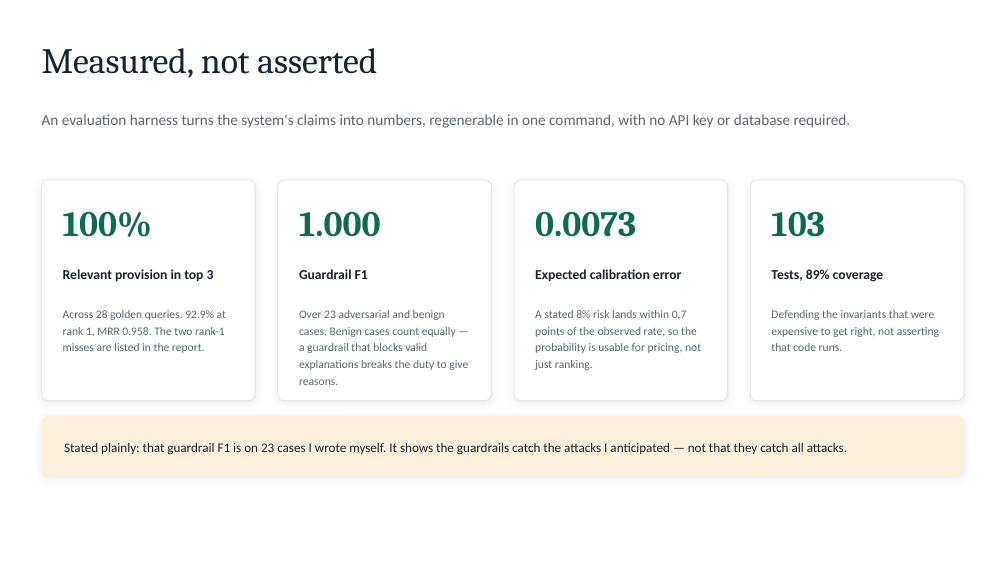
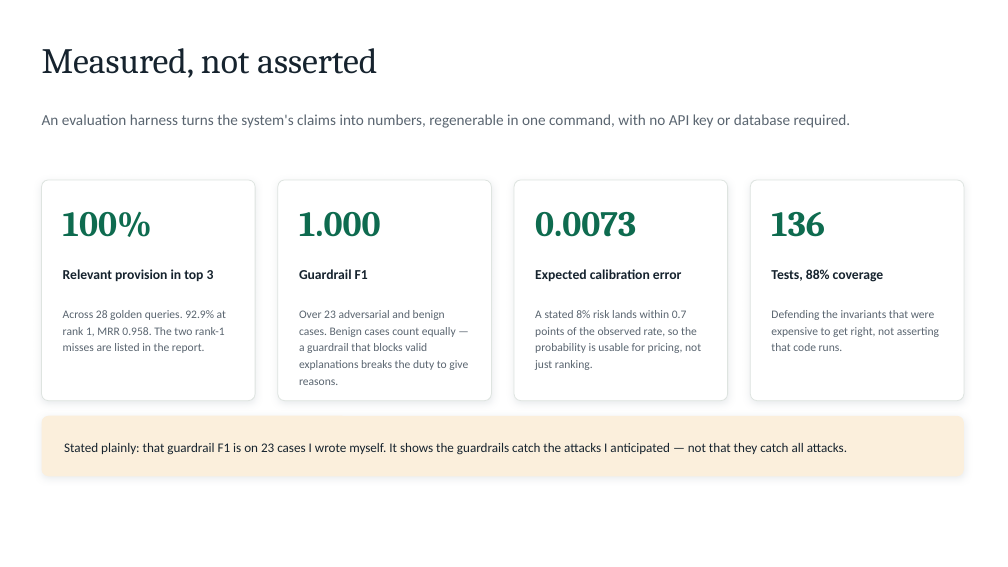
Before and after one commit to Nishantttt-ui/pratyaya, a slide deck: slide 26 of docs/Pratyaya-Synchrony-Hackathon.pptx. Drawn at 1008x567 pixels with LibreOffice and Linux fonts; fonts in the diff are those of the drawing. Boxes give left, top, right and bottom in pixels: in the first picture for what was removed or moved away, otherwise in the second. Text is boxed around its words. In the diff, an @@ line names an element or a change of style, - is before the commit and + after.

```diff
--- a/docs/Pratyaya-Synchrony-Hackathon.pptx
+++ b/docs/Pratyaya-Synchrony-Hackathon.pptx
@@ text at (771, 212, 825, 237): text changed @@
-103
+136
@@ text at (771, 269, 884, 282): text changed @@
-Tests, 89% coverage
+Tests, 88% coverage
```
Also in this commit, not shown: 8 other slides changed, 9 other files.
